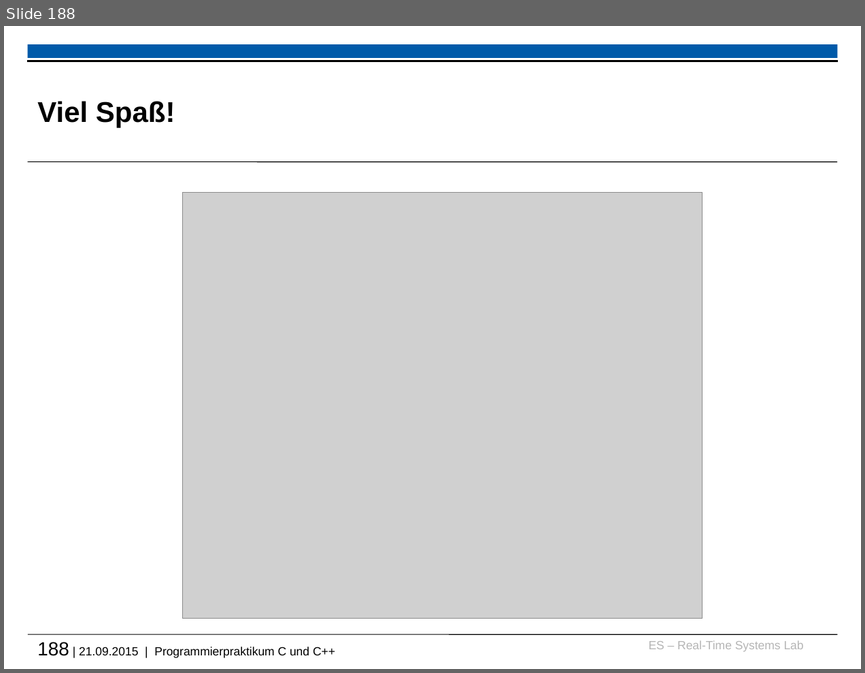
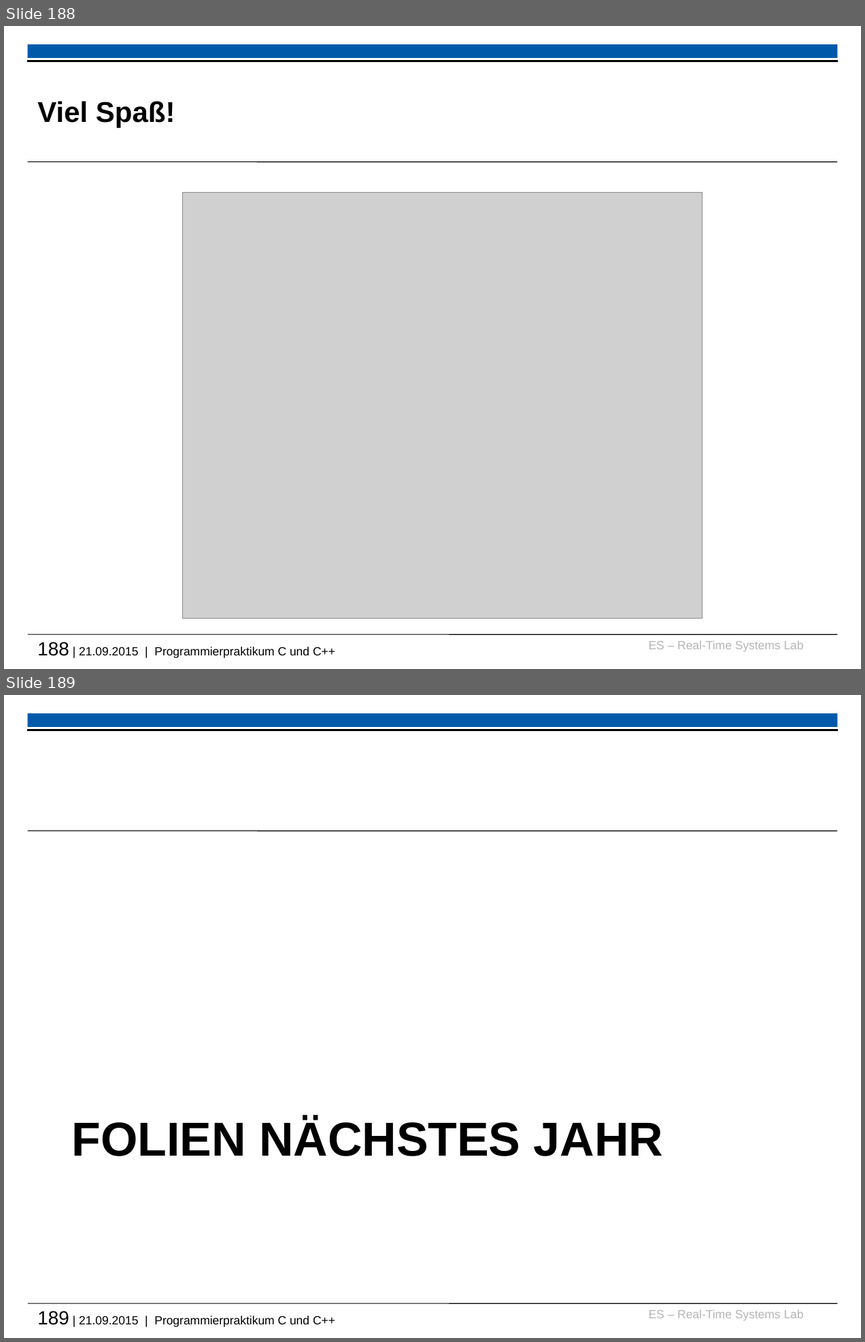
Before and after one commit to h82k/tud-cppp, a slide deck: cppp_lecture.pptx. Shown one above the other, each under a label of ours: slide 188 before the commit, slides 188 and 189 after it. The pictures are 865x673 and 865x1342 pixels, drawn with LibreOffice and Linux fonts; fonts in the diff are those of the drawing; grey boxes stand for pictures; background and template pictures are left out. Boxes give left, top, right and bottom in pixels: in the first picture for what was removed or moved away, otherwise in the second. Text is boxed around its words. In the diff, an @@ line names an element or a change of style, - is before the commit and + after.

```diff
--- a/cppp_lecture.pptx
+++ b/cppp_lecture.pptx
@@ slide 189 added at box(4, 695, 861, 1338), background #FFFFFF; not listed: 6 template elements that a slide beside it also shows @@
@@ title added at box(72, 1117, 663, 1156), 40 pt, text #000000, bold @@
+FOLIEN NÄCHSTES JAHR
```
Also in this commit, not shown: 11 slides changed, 2 other slides added, 2 other files.
